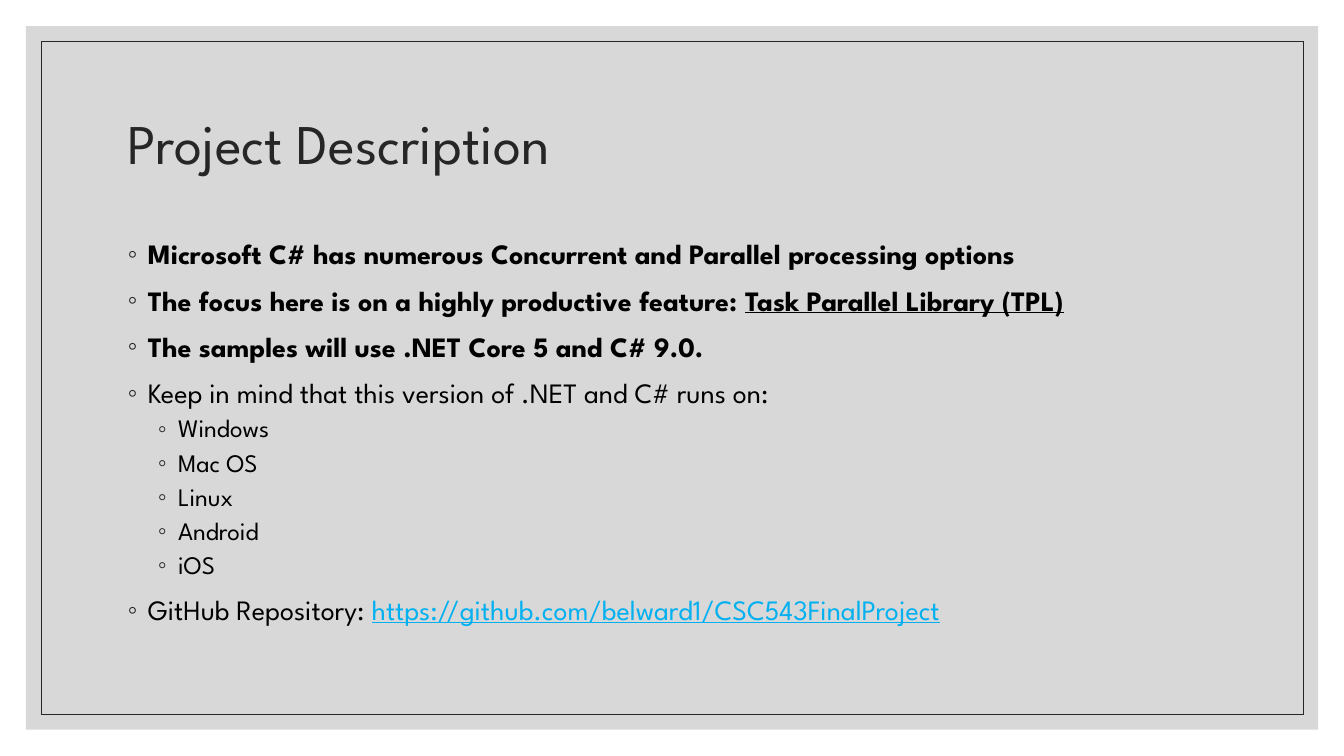
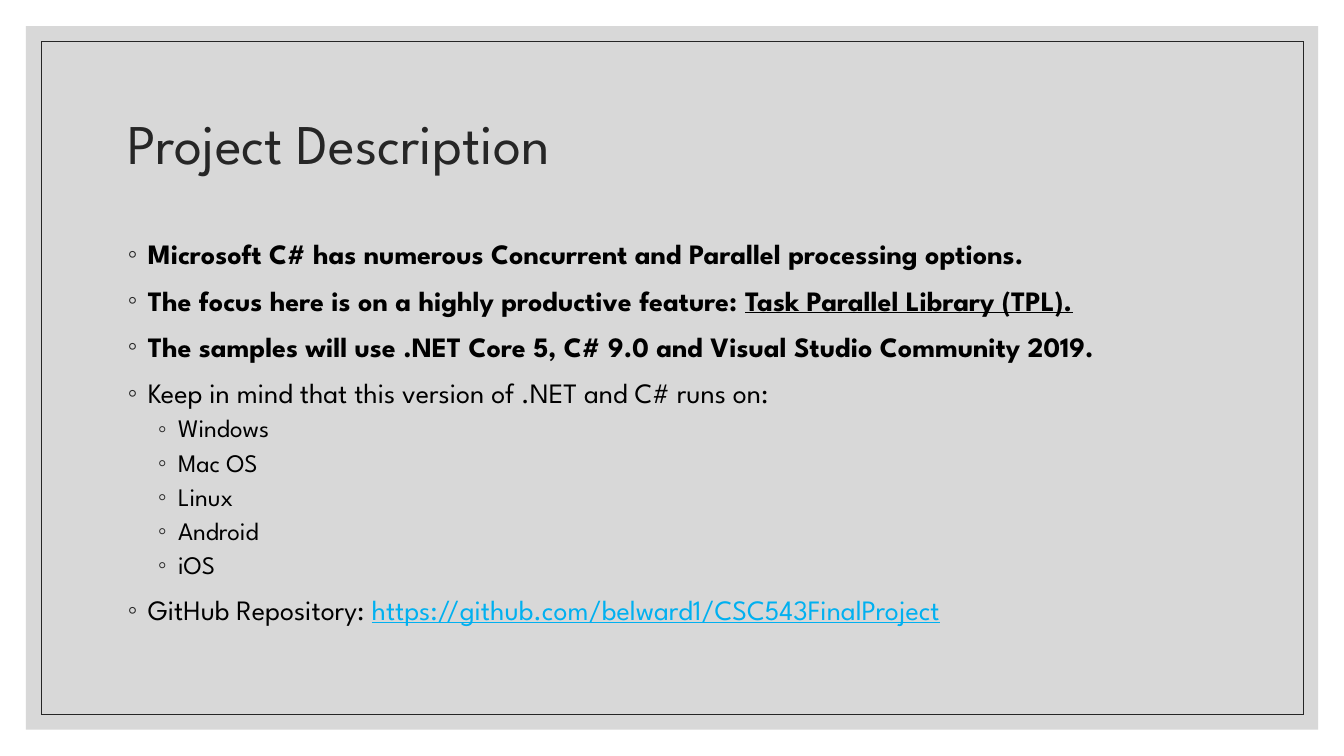
Before and after one commit to belward1/CSC543FinalProject, a slide deck: slide 2 of CSC543FinalProject/CSC 543 - Spring 2021 - Final Project - Bob Elward.pptx. Drawn at 1344x756 pixels with LibreOffice and Linux fonts; fonts in the diff are those of the drawing. Boxes give left, top, right and bottom in pixels: in the first picture for what was removed or moved away, otherwise in the second. Text is boxed around its words. In the diff, an @@ line names an element or a change of style, - is before the commit and + after.

```diff
--- a/CSC543FinalProject/CSC 543 - Spring 2021 - Final Project - Bob Elward.pptx
+++ b/CSC543FinalProject/CSC 543 - Spring 2021 - Final Project - Bob Elward.pptx
@@ text at (x1=148, y1=244, x2=1094, y2=363): text changed @@
-◦ Microsoft C# has numerous Concurrent and Parallel processing options
-◦ The focus here is on a highly productive feature: Task Parallel Library (TPL)
-◦ The samples will use .NET Core 5 and C# 9.0.
+◦ Microsoft C# has numerous Concurrent and Parallel processing options.
+◦ The focus here is on a highly productive feature: Task Parallel Library (TPL).
+◦ The samples will use .NET Core 5, C# 9.0 and Visual Studio Community 2019.
```
Also in this commit, not shown: 5 other slides changed, 2 other files.
